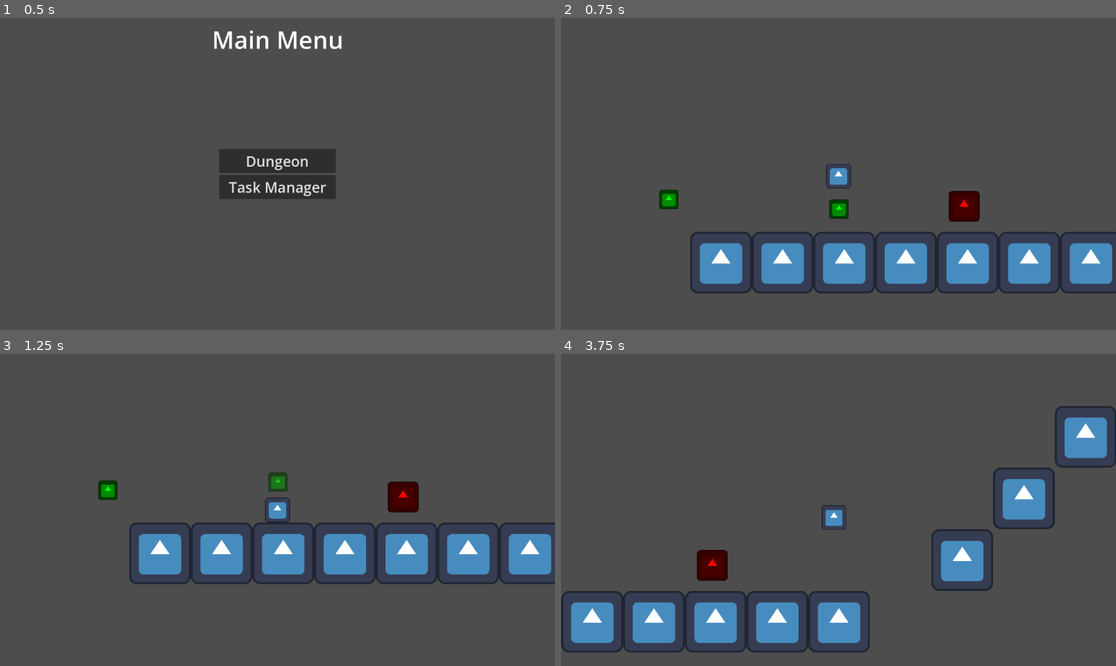
Above: before the commit, frames 1-4 (two rows, left to right).
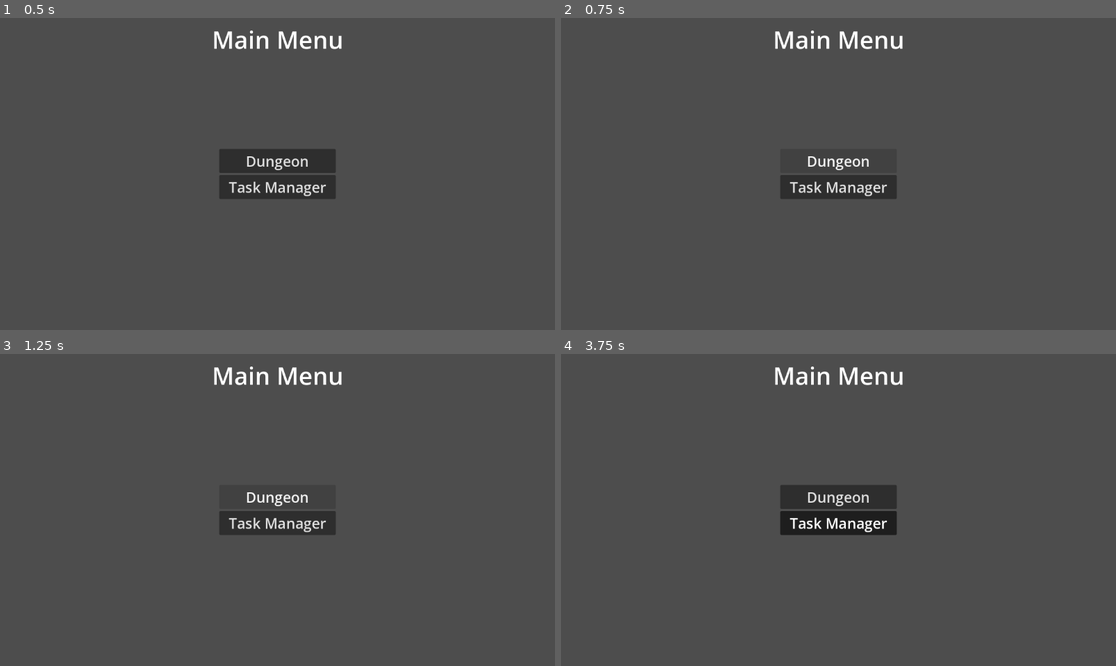
Above: after the commit, the same moments.

Repository: TheHumanMRP/RPG-Life-Tracker
Game: Godot game, scene res://Folders/Systems/Main/Scenes/main_scene.tscn
Two runs of this game, one before a commit and one after it. Both use one fixed random seed, a clock stepped at 60 frames per second and the inputs below. The engine's default icon, where the game draws it, is replaced by a stand-in: a white triangle on a blue panel in a dark square.
Inputs (mouse positions are in pixels of both pictures, inside the frame that each line leads up to):
- Up to frame 1 (0.5 s): no input
- Up to frame 2 (0.75 s): click "Dungeon" at 0.5 s
- Up to frame 3 (1.25 s): no input
- Up to frame 4 (3.75 s): move the mouse to (866, 510) at 1.27 s; hold D (move_right) 1.28-2.78 s; tap T (add_test_sword) every 0.75 s from 1.35 to 3.6 s; click (866, 510) at 1.42 s; tap Space (jump) at 1.52, 2.27 s; move the mouse to (810, 510) at 2.02 s; move the mouse to (849, 503) at 2.77 s; hold A (move_left) 2.78-3.53 s; move the mouse to (832, 516) at 3.52 s; hold D (move_right) from 3.53 s (still down); click (832, 516) at 3.67 s

Frame 1 is identical in both runs. In frame 2, 12% of the frame differs, in the area x 17-100%, y 4-89%; in frame 3, 12%; in frame 4, 14%, in the area x 0-100%, y 4-96%.
Error before the commit: Invalid access to property or key 'inventory_component' on a base object of type 'Resource (SaveData)'. (res://Folders/Systems/Globals/global.gd:43)
Error after the commit: Parse Error: Expected identifier after "." for attribute access. (res://Folders/Systems/Main/Scripts/main_menu.gd:38)

Commit message:
Auto commit at 2026-08-18 21:05:55

Diff:
--- a/Folders/Systems/Main/Scripts/main_menu.gd
+++ b/Folders/Systems/Main/Scripts/main_menu.gd
@@ -35,6 +35,8 @@
 
     var main_node: Node = get_tree().get_first_node_in_group("main")
 
+    main_node.
+
     get_tree().change_scene_to_file(Constants.PATH_TO_DUNGEON_SELECTION_MENU)
 
 func _on_task_manager_button_pressed() -> void:
--- a/Folders/Systems/Main/Scripts/main_scene.gd
+++ b/Folders/Systems/Main/Scripts/main_scene.gd
@@ -1,4 +1,8 @@
+class_name MainNode
 extends Node2D
+
+func _ready() -> void:
+    self.add_to_group("main")
 
 func switch_to_scene(myself: Node, new_scene: Node) -> void:
     if self.get_children().has(myself):
